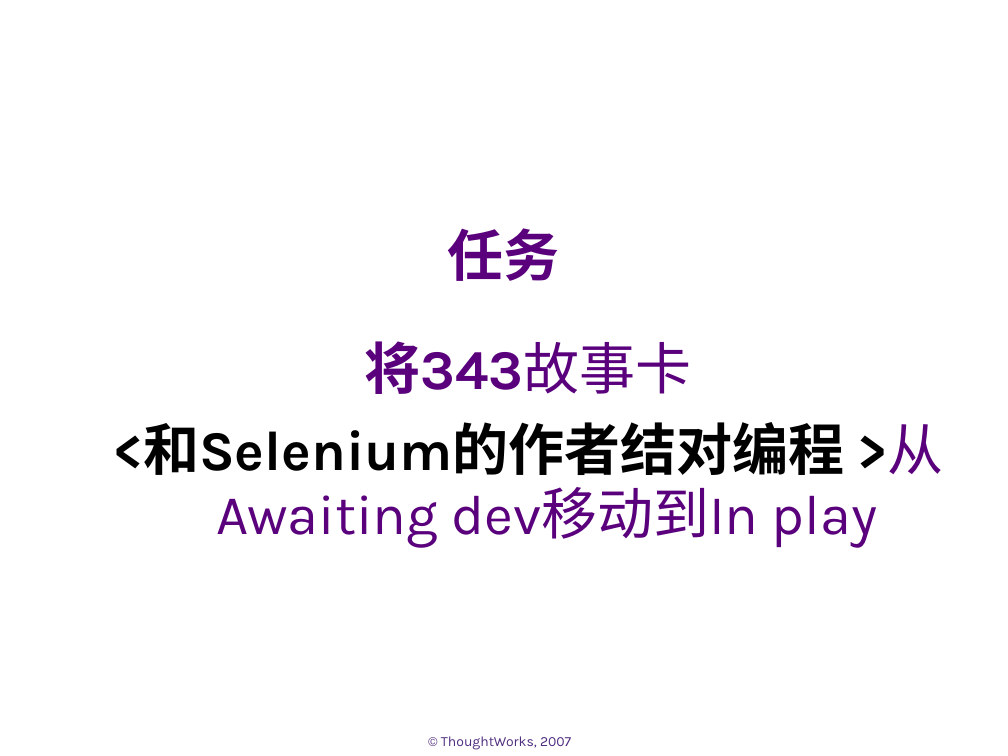
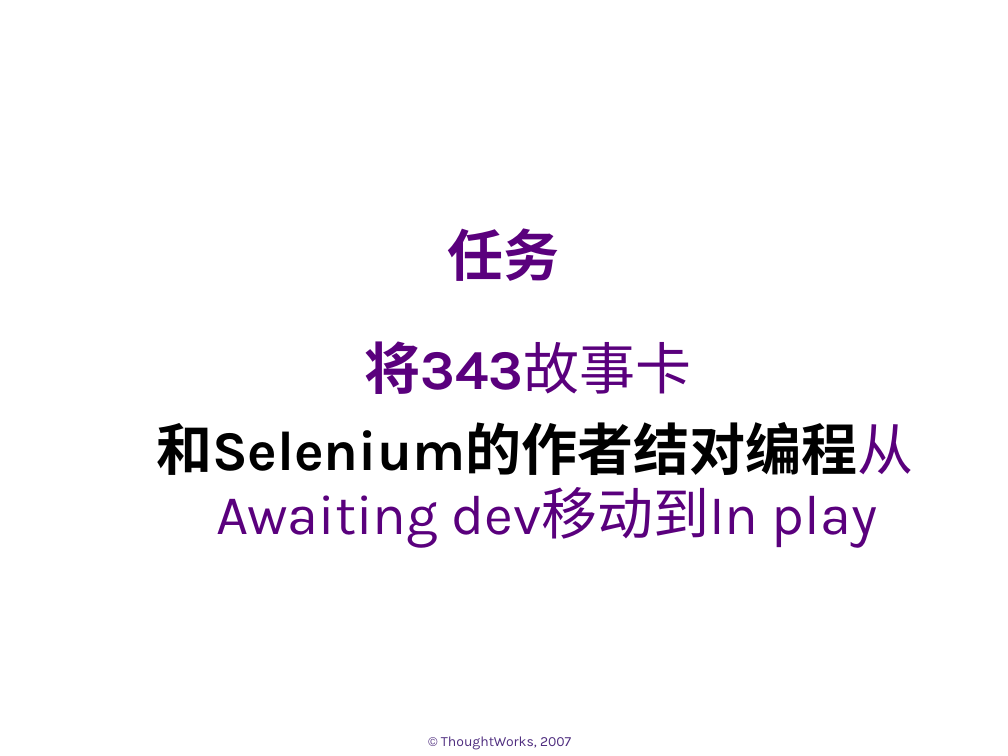
Before and after one commit to whimet/agilechina, a slide deck: slide 13 of docs/demo.ppt. Drawn at 1008x756 pixels with LibreOffice and Linux fonts; fonts in the diff are those of the drawing; background and template pictures are left out. Boxes give left, top, right and bottom in pixels: in the first picture for what was removed or moved away, otherwise in the second. Text is boxed around its words. In the diff, an @@ line names an element or a change of style, - is before the commit and + after.

Commit message:
pic and ppt

```diff
--- a/docs/demo.ppt
+++ b/docs/demo.ppt
@@ text at [156,422,913,548]: text changed @@
-<和Selenium的作者结对编程 >从Awaiting dev移动到In play
+和Selenium的作者结对编程从Awaiting dev移动到In play
```
Also in this commit, not shown: 1 other slide changed, 1 other file.
